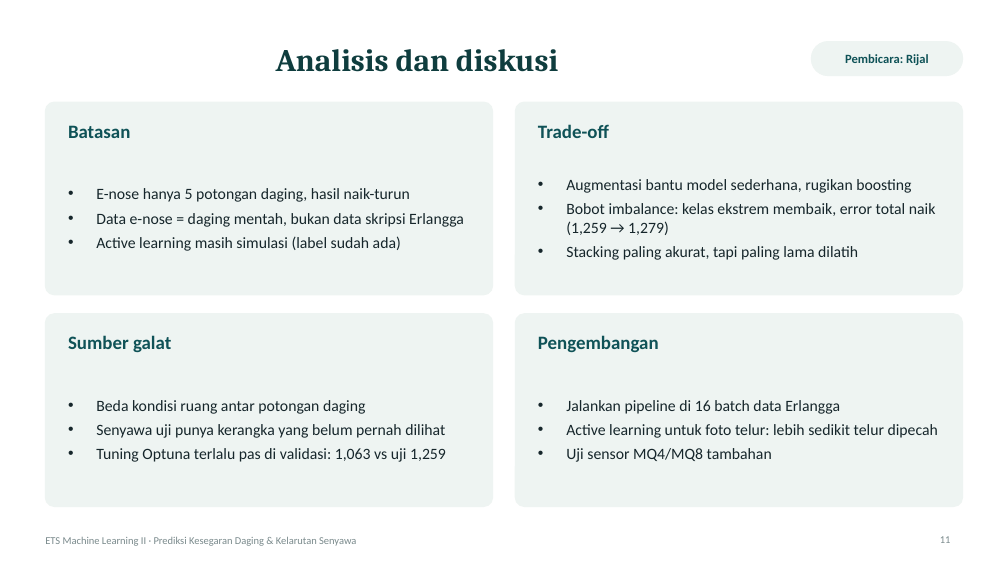
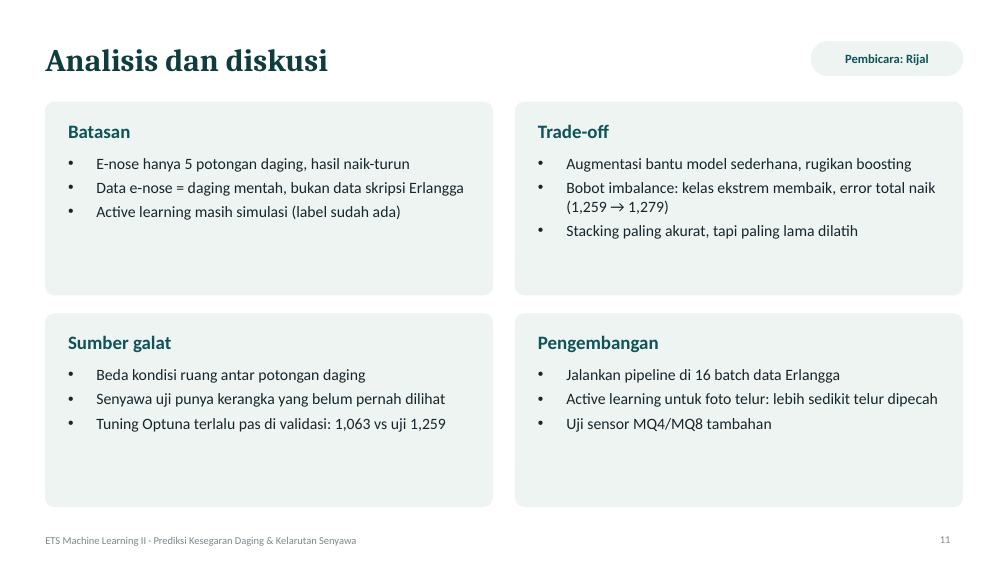
Before and after one commit to MuhammadErlanggaKurniawan/ets-ml2-kelompok, a slide deck: slide 11 of deck/ETS_ML2_Presentasi.pptx. Drawn at 1008x567 pixels with LibreOffice and Linux fonts; fonts in the diff are those of the drawing. Boxes give left, top, right and bottom in pixels: in the first picture for what was removed or moved away, otherwise in the second. Text is boxed around its words. In the diff, an @@ line names an element or a change of style, - is before the commit and + after.

Commit message:
fix(deck): left-aligned titles, title slide spacing and text fixes from Google Slides QA

```diff
--- a/deck/ETS_ML2_Presentasi.pptx
+++ b/deck/ETS_ML2_Presentasi.pptx
@@ title "Analisis dan diskusi" at [45,49,328,72]: alignment centre to left @@
@@ vertical alignment middle to top in 4 elements at [96,158,464,220], [566,158,936,239], [96,369,446,432], [566,369,938,432] @@
```
Also in this commit, not shown: 12 other slides changed, 2 other files.
